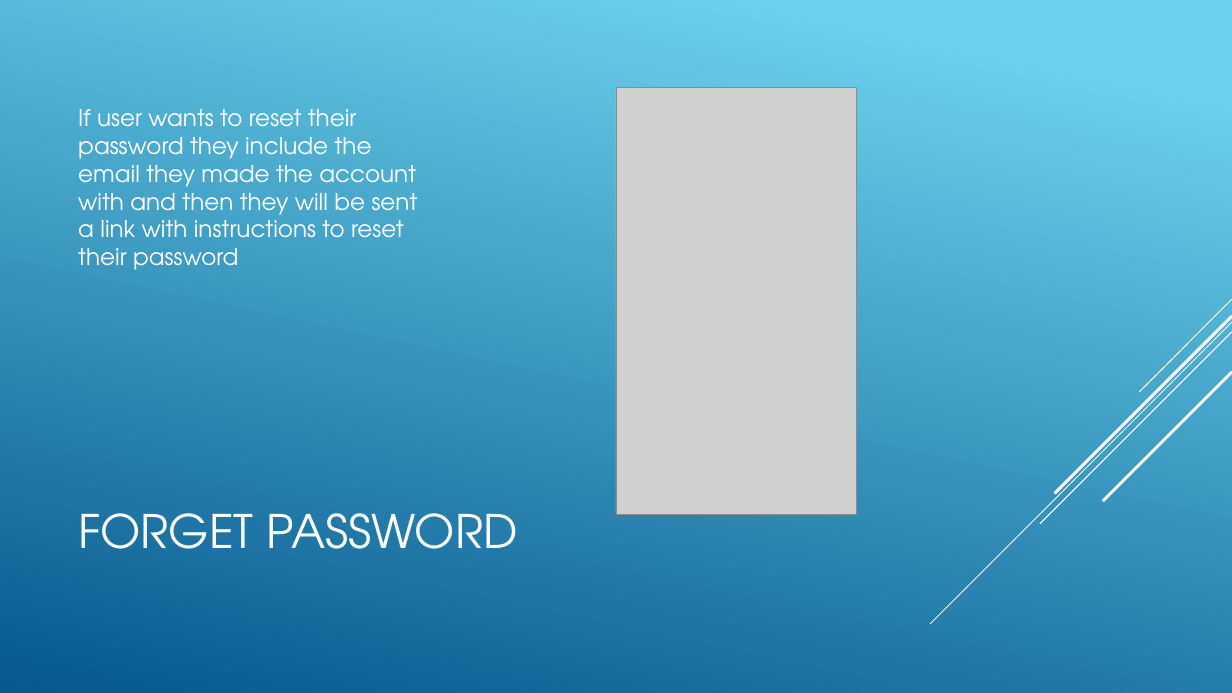
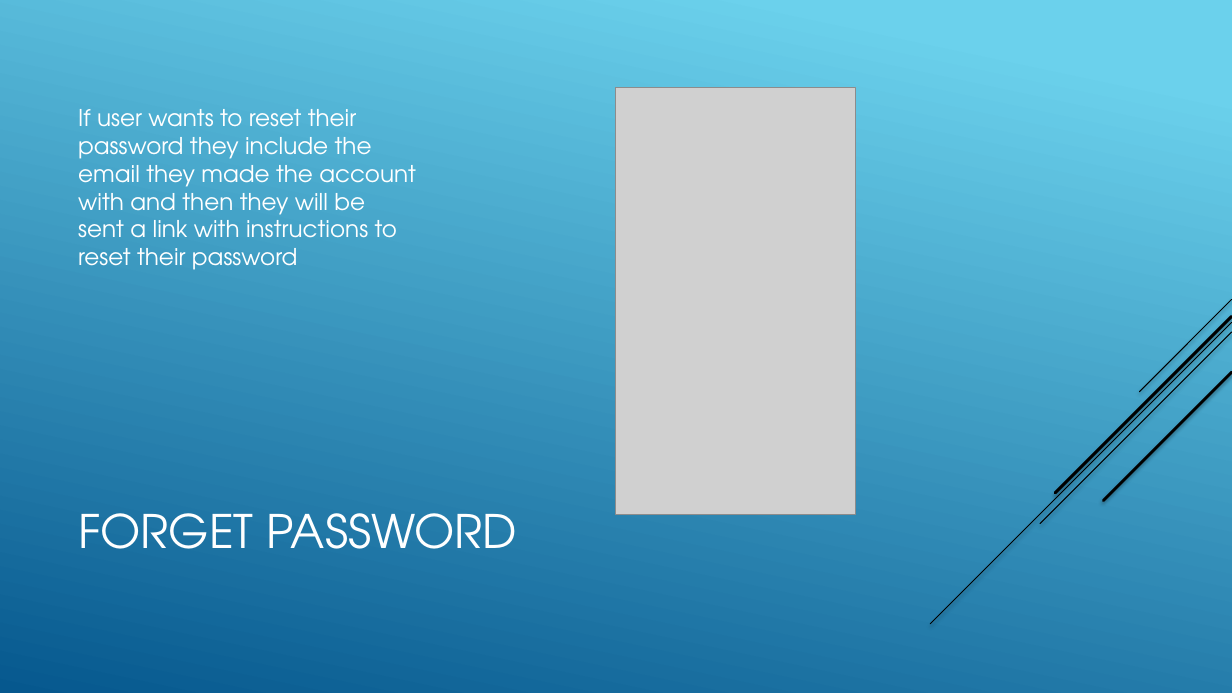
Before and after one commit to NatHed/Sunshine-Boys-Project, a slide deck: slide 5 of SB_Milestone 3 Presentation.pptx. Drawn at 1232x693 pixels with LibreOffice and Linux fonts; fonts in the diff are those of the drawing; grey boxes stand for pictures. Boxes give left, top, right and bottom in pixels: in the first picture for what was removed or moved away, otherwise in the second. Text is boxed around its words. In the diff, an @@ line names an element or a change of style, - is before the commit and + after.

```diff
--- a/SB_Milestone 3 Presentation.pptx
+++ b/SB_Milestone 3 Presentation.pptx
@@ background gradient #6ED2EB to #06588E to gradient #6BD1EC to #06588E @@
@@ line (1232, 299) - (1140, 392): stroke #FFFFFF 0.75 pt to #000000 0.75 pt @@
@@ line (1232, 323) - (931, 624): stroke #FFFFFF 0.75 pt to #000000 0.75 pt @@
@@ line (1232, 316) - (1055, 493): stroke #FFFFFF 2.25 pt to #000000 2.25 pt @@
@@ line (1232, 332) - (1041, 524): stroke #FFFFFF 0.75 pt to #000000 0.75 pt @@
@@ line (1232, 372) - (1104, 501): stroke #FFFFFF 2.25 pt to #000000 2.25 pt @@
```
Also in this commit, not shown: 7 other slides changed, 2 slides added, 1 other file.
